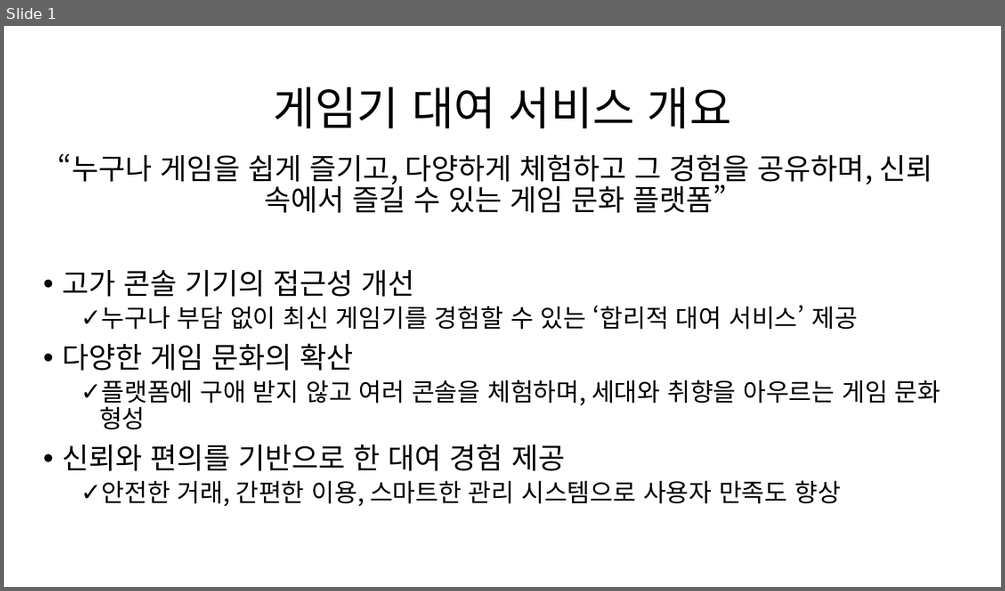
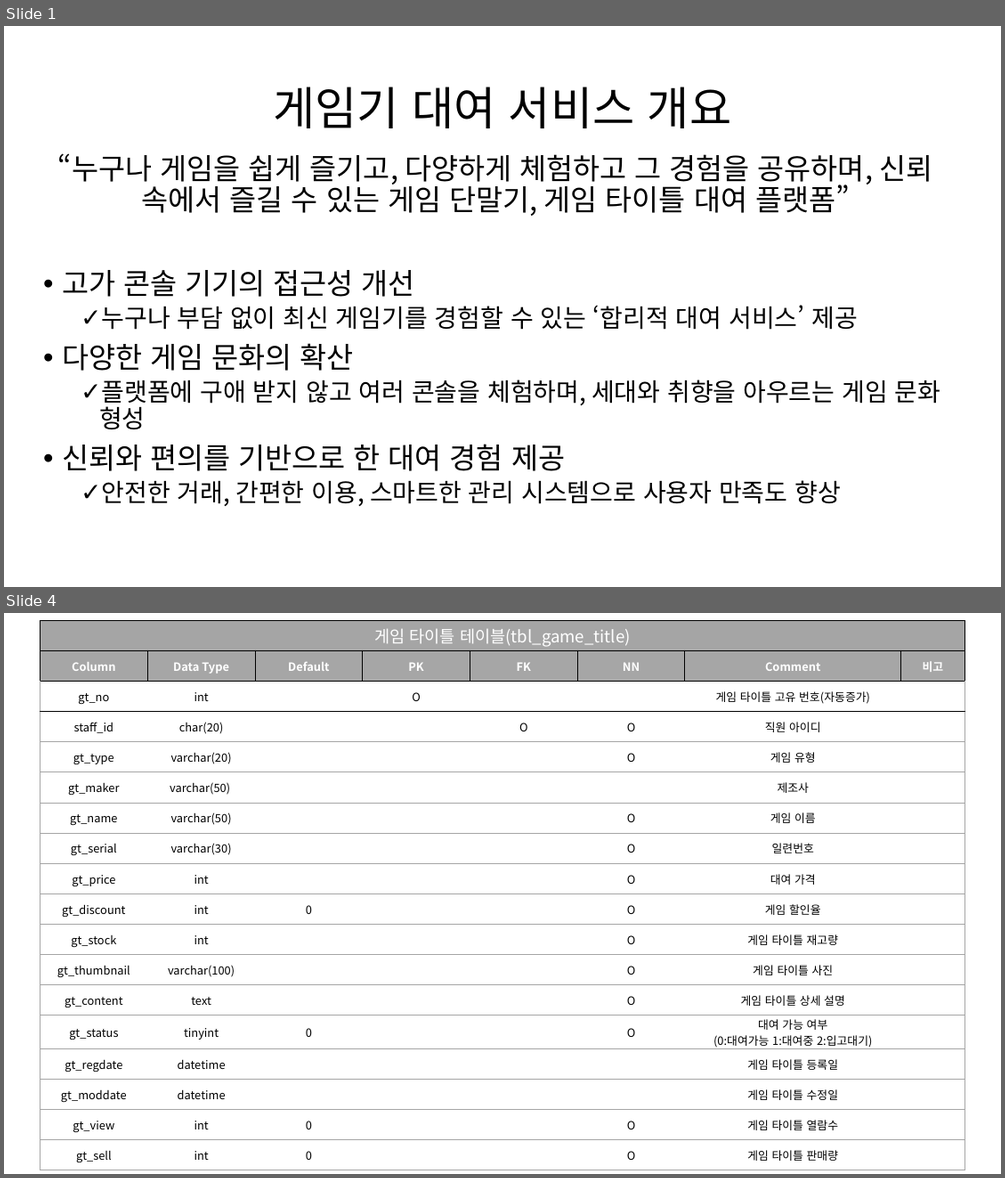
Before and after one commit to gamepex/project, a slide deck: 게임기 대여 서비스 설계도.pptx. Shown one above the other, each under a label of ours: slide 1 before the commit, slides 1 and 4 after it; the slides between them are not shown. The pictures are 1005x591 and 1005x1178 pixels, drawn with LibreOffice and Linux fonts; fonts in the diff are those of the drawing. Boxes give left, top, right and bottom in pixels: in the first picture for what was removed or moved away, otherwise in the second. Text is boxed around its words. In the diff, an @@ line names an element or a change of style, - is before the commit and + after.

```diff
--- a/게임기 대여 서비스 설계도.pptx
+++ b/게임기 대여 서비스 설계도.pptx
@@ slide 4 added at <box>4,613,1001,1174</box>, background #FFFFFF @@
@@ table added at <box>40,620,966,1167</box>, 18 rows, 8 columns @@
+게임 타이틀 테이블(tbl_game_title) |  |  |  |  |  |  | 
+Column | Data Type | Default | PK | FK | NN | Comment | 비고
+gt_no | int |  | O |  |  | 게임 타이틀 고유 번호(자동증가) | 
+staff_id | char(20) |  |  | O | O | 직원 아이디 | 
+gt_type | varchar(20) |  |  |  | O | 게임 유형 | 
+gt_maker | varchar(50) |  |  |  |  | 제조사 | 
+gt_name | varchar(50) |  |  |  | O | 게임 이름 | 
+gt_serial | varchar(30) |  |  |  | O | 일련번호 | 
+gt_price | int |  |  |  | O | 대여 가격 | 
+gt_discount | int | 0 |  |  | O | 게임 할인율 | 
+gt_stock | int |  |  |  | O | 게임 타이틀 재고량 | 
+gt_thumbnail | varchar(100) |  |  |  | O | 게임 타이틀 사진 | 
+gt_content | text |  |  |  | O | 게임 타이틀 상세 설명 | 
+gt_status | tinyint | 0 |  |  | O | 대여 가능 여부 (0:대여가능 1:대여중 2:입고대기) | 
+gt_regdate | datetime |  |  |  |  | 게임 타이틀 등록일 | 
+gt_moddate | datetime |  |  |  |  | 게임 타이틀 수정일 | 
+gt_view | int | 0 |  |  | O | 게임 타이틀 열람수 | 
+gt_sell | int | 0 |  |  | O | 게임 타이틀 판매량 | 
@@ slide 1 changed as well @@
@@ text at <box>58,153,932,216</box>: text changed @@
-“누구나 게임을 쉽게 즐기고, 다양하게 체험하고 그 경험을 공유하며, 신뢰 속에서 즐길 수 있는 게임 문화 플랫폼”
+“누구나 게임을 쉽게 즐기고, 다양하게 체험하고 그 경험을 공유하며, 신뢰 속에서 즐길 수 있는 게임 단말기, 게임 타이틀 대여 플랫폼”
```
Also in this commit, not shown: 9 other slides added, 2 slides removed, 24 other files.
